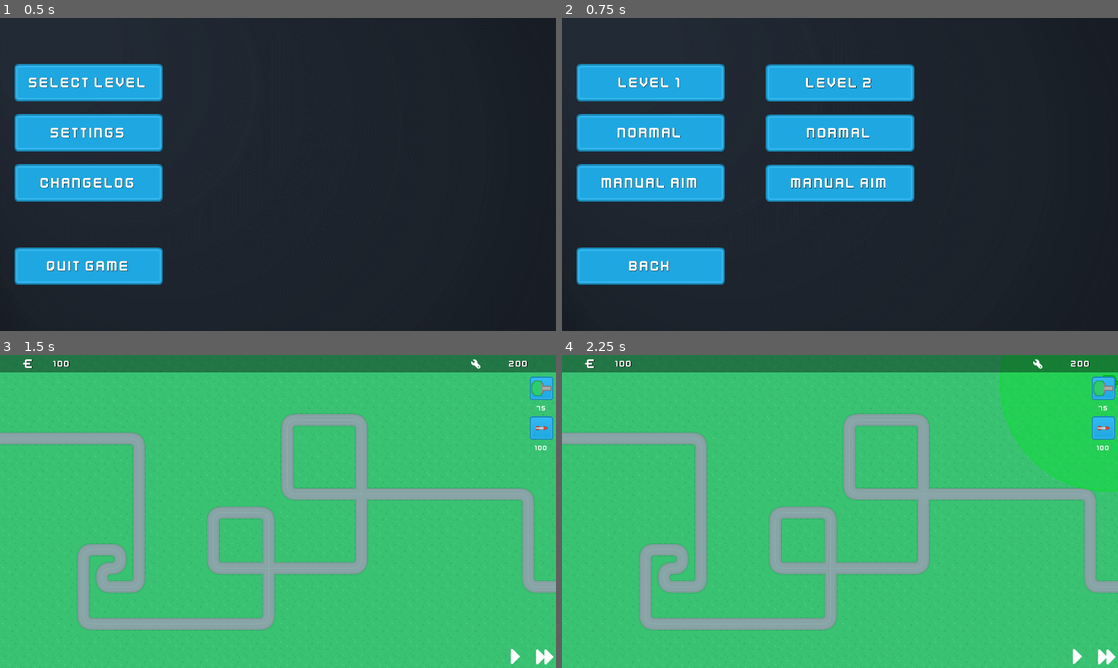
Above: before the commit, frames 1-4 (two rows, left to right).
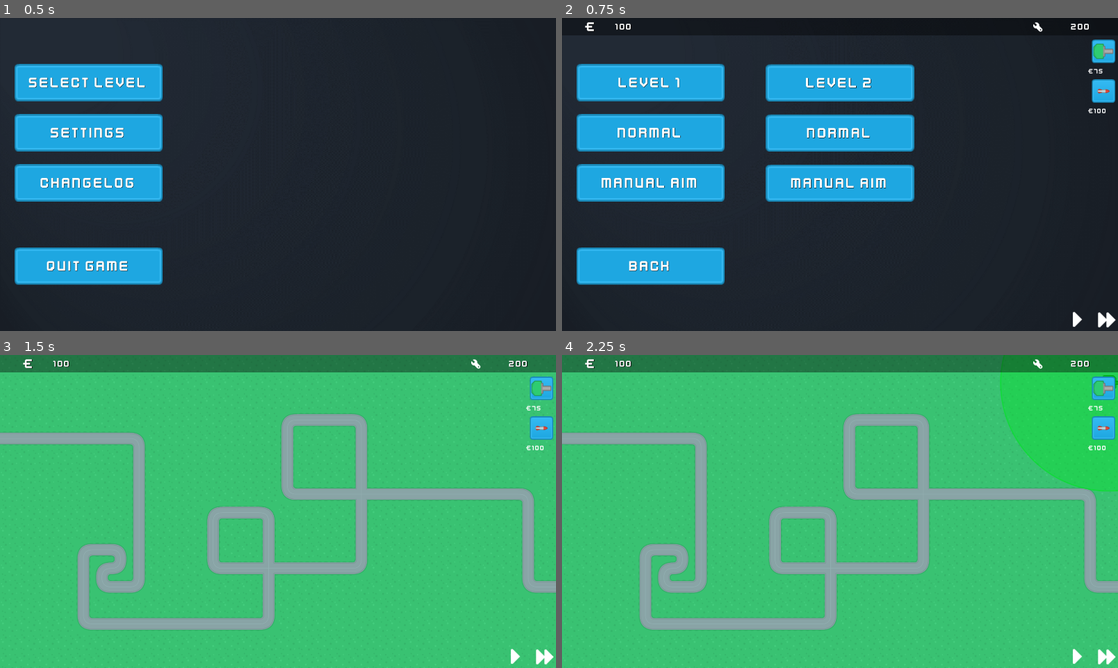
Above: after the commit, the same moments.

Repository: Sondervick/PWS-TowerDefense-Game
Game: Godot game, scene res://Scenes/scene_handler.tscn
Same seed, same stepped clock (60 frames per second), same inputs: the game is played once before the commit and once after it.
Inputs (mouse positions are in pixels of both pictures, inside the frame that each line leads up to):
- Up to frame 1 (0.5 s): no input
- Up to frame 2 (0.75 s): click "SELECT LEVEL" at 0.5 s
- Up to frame 3 (1.5 s): click "MANUAL AIM" at 1.25 s
- Up to frame 4 (2.25 s): click (1101, 389) at 2 s

Frame 1 is identical in both runs. In frame 2, 1.0% of the frame differs, in the area x 4-100%, y 1-99%; in frame 3, less than 0.1%; in frame 4, less than 0.1%.

Commit message:
:construction: WIP
eas

Diff:
--- a/Scenes/GameScene.gd
+++ b/Scenes/GameScene.gd
@@ -27,8 +27,10 @@
 	#Gets the Normal1 node, hidden in the Level Select menu
 	#Gets when the button gets pressed .pressed.connect()
 	#Runs the "onLevelOneNormal" function inside this script .connect(onLevelSelectPressed)
-	get_node("UI/LevelSelect/Margin/Level1VBC/Normal1").pressed.connect(onLevelOneNormal)
-	get_node("UI/LevelSelect/Margin/Level1VBC/Aim1").pressed.connect(onLevelOneAim)
+	get_node("UI/LevelSelect/Margin/Level1VBC/Normal1").pressed.connect(onLevelNormal.bind(1))
+	get_node("UI/LevelSelect/Margin/Level1VBC/Aim1").pressed.connect(onLevelAim.bind(1))
+	get_node("UI/LevelSelect/Margin/Level2VBC/Normal2").pressed.connect(onLevelNormal.bind(2))
+	get_node("UI/LevelSelect/Margin/Level2VBC/Aim2").pressed.connect(onLevelAim.bind(2))
 	get_node("UI/LevelSelect/Margin/Level1VBC/Back").pressed.connect(onBack)
 
 	GameData.money = start_money
@@ -224,31 +226,31 @@
 # Level Selection Things
 #
 
-func onLevelOneNormal():
+func onLevelNormal(map_num):
 	#Set the UI layer to visible
 	get_node("UI/HUD").visible = true
 	#Removing the level select scene instance
 	get_node("UI/LevelSelect").queue_free()
 	GameData.game_mode = "normal"
-	var map = load("res://Scenes/Maps/Map1.tscn").instantiate()
+	var map = load("res://Scenes/Maps/Map" + str(map_num) + ".tscn").instantiate()
 	# Add the new_enemy to the Path as a child,
 	# also give it a human readable name (true).
 	add_child(map, true)
 	#Setting the map node to the map that'll be loaded
-	map_node = get_node("Map1")
-
-func onLevelOneAim():
+	map_node = get_node("Map" + str(map_num))
+
+func onLevelAim(map_num):
 	#Set the UI layer to visible
 	get_node("UI/HUD").visible = true
 	#Removing the level select scene instance
 	get_node("UI/LevelSelect").queue_free()
 	GameData.game_mode = "manual_aim"
-	var map = load("res://Scenes/Maps/Map1.tscn").instantiate()
+	var map = load("res://Scenes/Maps/Map" + str(map_num) + ".tscn").instantiate()
 	# Add the new_enemy to the Path as a child,
 	# also give it a human readable name (true).
 	add_child(map, true)
 	#Setting the map node to the map that'll be loaded
-	map_node = get_node("Map1")
+	map_node = get_node("Map" + str(map_num))
 
 func onBack():
 	#Reloads the current scene, this means it'll reset to the main_menu
--- a/Scenes/GameScene.tscn
+++ b/Scenes/GameScene.tscn
@@ -22,7 +22,6 @@
 [node name="LevelSelect" parent="UI" instance=ExtResource("2_vwkla")]
 
 [node name="HUD" type="Control" parent="UI"]
-visible = false
 layout_mode = 3
 anchors_preset = 15
 anchor_right = 1.0
@@ -67,7 +66,6 @@
 theme_override_fonts/font = ExtResource("10_vwsyo")
 theme_override_font_sizes/font_size = 24
 text = "999"
-horizontal_alignment = 1
 vertical_alignment = 1
 
 [node name="missile" type="TextureButton" parent="UI/HUD/BuildMenu" groups=["build_buttons"]]
@@ -92,7 +90,6 @@
 theme_override_fonts/font = ExtResource("10_vwsyo")
 theme_override_font_sizes/font_size = 24
 text = "999"
-horizontal_alignment = 1
 vertical_alignment = 1
 
 [node name="GameControls" type="HBoxContainer" parent="UI/HUD"]
--- a/Scenes/Maps/map2.tscn
+++ b/Scenes/Maps/map2.tscn
@@ -90,7 +90,7 @@
 }
 point_count = 91
 
-[node name="map2" type="Node2D"]
+[node name="Map2" type="Node2D"]
 
 [node name="Ground" type="TileMap" parent="."]
 tile_set = SubResource("TileSet_41vfo")
--- a/Scenes/UI.gd
+++ b/Scenes/UI.gd
@@ -106,5 +106,5 @@
 #
 
 func auto_price():
-	get_node("HUD/BuildMenu/Gun1Price").set_text(str(GameData.tower_data["gun_tier_1"]["costs"]))
-	get_node("HUD/BuildMenu/Gun2Price").set_text(str(GameData.tower_data["missile_tier_1"]["costs"]))
+	get_node("HUD/BuildMenu/Gun1Price").set_text("€" + str(GameData.tower_data["gun_tier_1"]["costs"]))
+	get_node("HUD/BuildMenu/Gun2Price").set_text("€" + str(GameData.tower_data["missile_tier_1"]["costs"]))
Not shown: 2 places in Scenes/Maps/map2.tscn that only renumber resources
